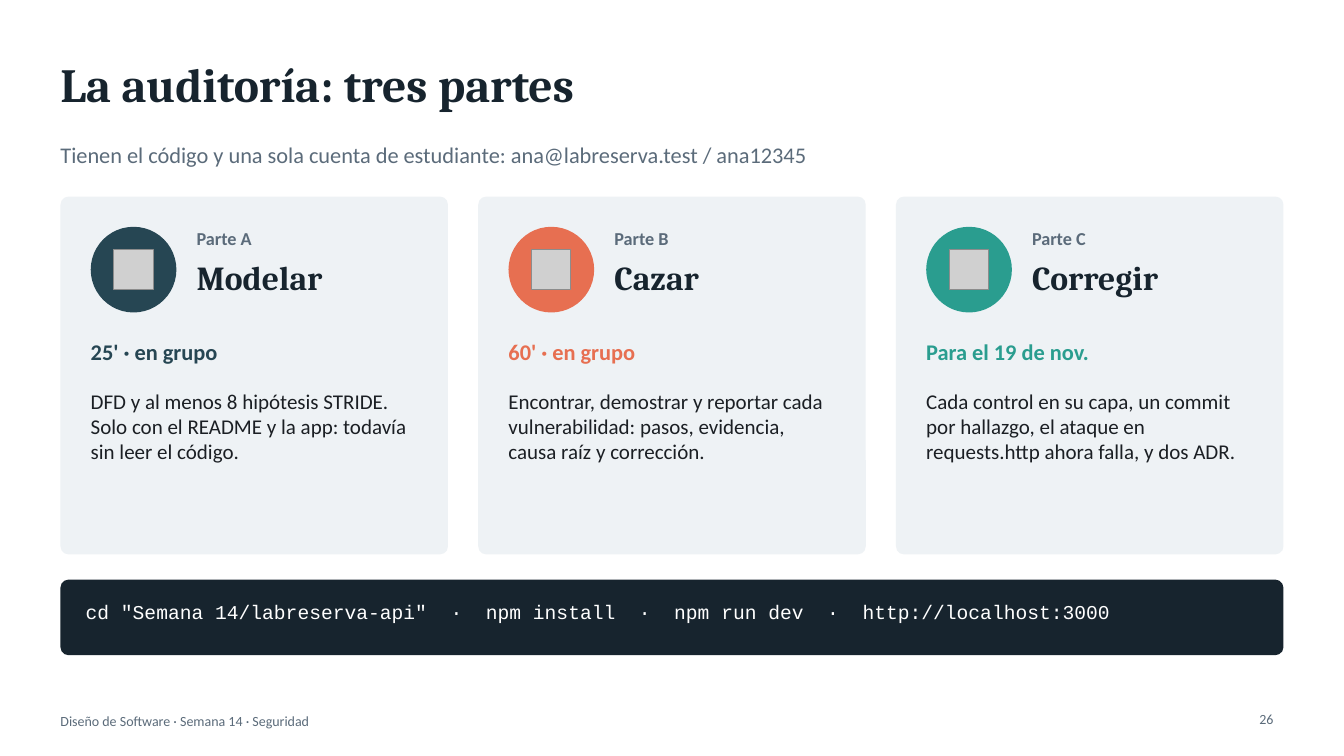
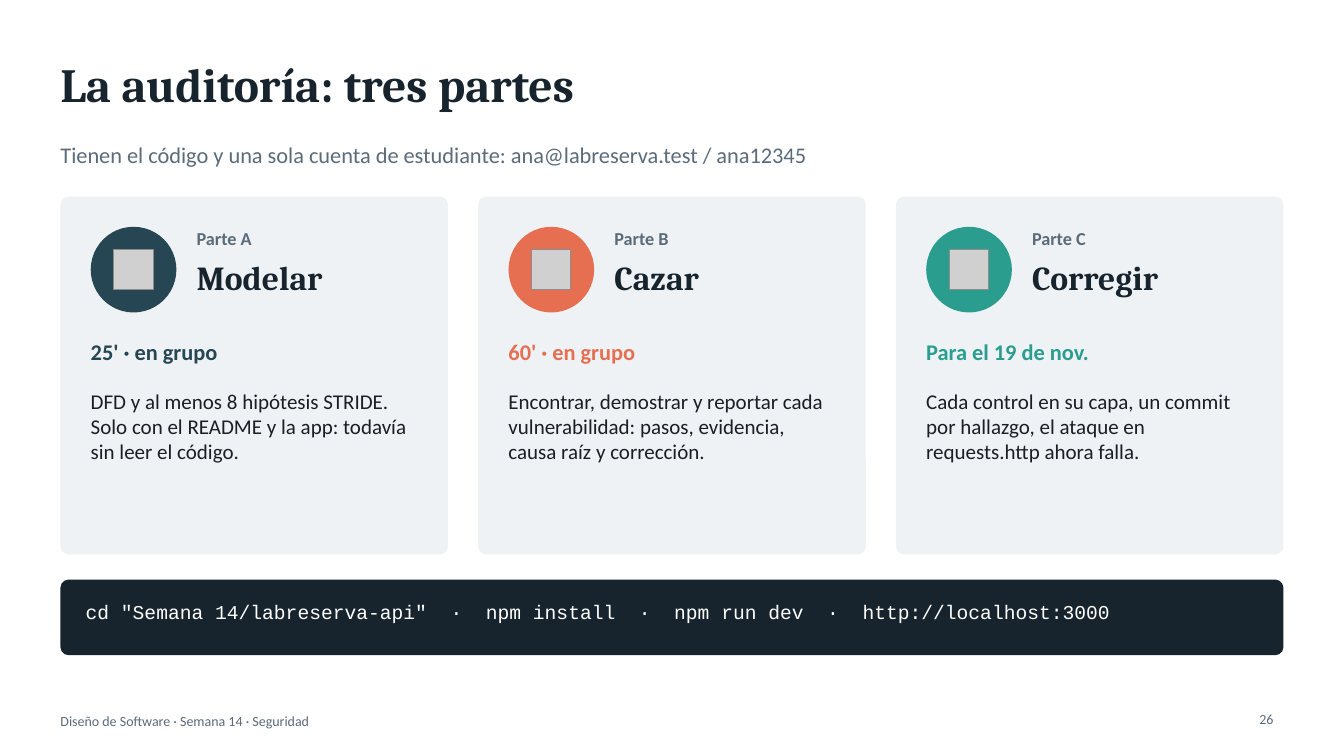
Before and after one commit to JonathanSolisP/design-course, a slide deck: slide 26 of Semana 14/Seguridad en el diseño de sistemas.pptx. Drawn at 1344x756 pixels with LibreOffice and Linux fonts; fonts in the diff are those of the drawing; grey boxes stand for pictures. Boxes give left, top, right and bottom in pixels: in the first picture for what was removed or moved away, otherwise in the second. Text is boxed around its words. In the diff, an @@ line names an element or a change of style, - is before the commit and + after.

```diff
--- a/Semana 14/Seguridad en el diseño de sistemas.pptx
+++ b/Semana 14/Seguridad en el diseño de sistemas.pptx
@@ text at (926, 394, 1230, 463): text changed @@
-Cada control en su capa, un commit por hallazgo, el ataque en requests.http ahora falla, y dos ADR.
+Cada control en su capa, un commit por hallazgo, el ataque en requests.http ahora falla.
```
Also in this commit, not shown: 9 other slides changed.
